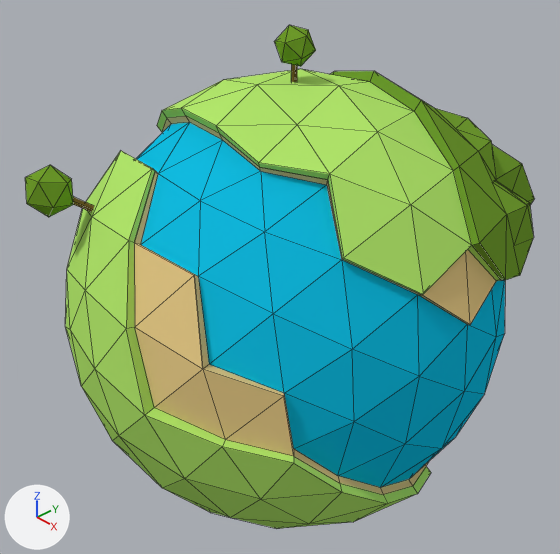
Before and after pictures for a commit that changed the Blender file planet.blend.
The view is the same before and after, from a camera (50 mm lens) standing at (23.3, -22.5, 19.4) and looking at (-0.9, 0.0, 0.8). Arrows for +X, +Y and +Z are at lower left; the lights stay in place. Mesh edges are drawn as thin lines.

In view in the first picture: 'planet'.
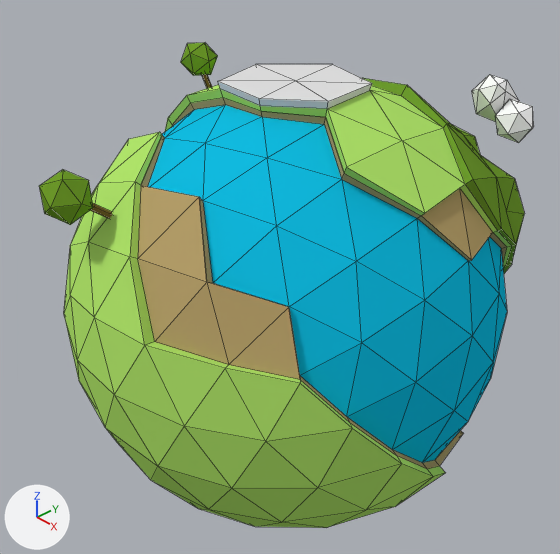
Changed parts and their boxes (x1, y1, x2, y2) in the pictures (560 x 554 px; the box of a moved part takes in the faces that stretch with it):
'planet', recoloured, reshaped, turned
    before: (25, 25, 534, 529)
    after: (39, 43, 534, 528)
part 1 of me_ground, added (green)
    after: (181, 43, 218, 75)
part 2 of me_ground, moved or reshaped
    before: (291, 64, 297, 82)
    after: (202, 75, 212, 88)
part 3 of me_ground, added (green)
    after: (39, 170, 93, 225)
part 4 of me_ground, moved or reshaped
    before: (73, 197, 94, 212)
    after: (90, 203, 112, 219)
part 5 of me_ground, moved or reshaped
    before: (274, 25, 316, 67)
    after: (495, 99, 534, 143)
part 6 of me_ground, deleted (green)
    before: (25, 165, 74, 217)
part 7 of me_ground, built on
    before: (217, 85, 472, 295)
    after: (218, 64, 519, 218)
part 8 of me_ground, moved or reshaped (not visible afterwards)
    before: (379, 74, 471, 145)

Edits to the bpy script that builds the scene:
```text
Change mat_mat_sand:
    mat_mat_sand.base_color: (0.787, 0.588, 0.239) -> (0.477, 0.358, 0.148)  # yellow #e5ca86 -> yellow #b8a16b
Add mat_mat_cloud:
    mat_mat_cloud = diffuse_material('mat_cloud')
    mat_mat_cloud.base_color = (1.0, 1.0, 1.0)  # white #ffffff
Add mat_mat_concrete:
    mat_mat_concrete = diffuse_material('mat_concrete')
    mat_mat_concrete.base_color = (0.748, 0.748, 0.748)  # light grey #e0e0e0
Change me_ground:
    used by ob_planet; location = (0.0, 0.0, 0.0); rotation_euler = (-0.611, 0.0, 0.0), in degrees (-35, 0, 0)
    verts and faces of me_ground; kept vertices keep their numbers, new ones are numbered from 365
    before: 270 (2.8, 0.0, 10.7) at pixel (434, 107)
    remove me_ground.from_pydata(...)  # 365 vertices, 554 faces; spans x -10.7..10.0, y -12.6..10.2, z -10.7..11.0
    add me_ground.from_pydata(...)  # 395 vertices, 600 faces; spans x -10.7..10.0, y -13.3..10.2, z -10.7..11.2
    me_ground part 1: a new loose piece, an icosphere of 20 faces spanning x -3.9..-2.3, y -9.5..-8.1, z 6.7..8.4, in mat_mat_leaves (green #719e2c)
    me_ground part 2: the loose piece of 10 vertices spanning x -0.2..0.1, y -6.6..-5.3, z 7.6..9.4 is multiplied about the mesh origin by the matrix ((0.937, -0.044, -0.346), (-0.032, 0.977, -0.211), (0.347, 0.209, 0.914))
    me_ground part 3: a new loose piece, an icosphere of 20 faces spanning x -2.1..0.0, y -13.3..-11.3, z -2.7..-0.9, in mat_mat_leaves (green #719e2c)
    me_ground part 4: the loose piece of 10 vertices spanning x -4.5..-3.3, y -11.0..-8.6, z 0.1..0.4 is multiplied about the mesh origin by the matrix ((0.918, -0.281, -0.279), (0.252, 0.958, -0.136), (0.305, 0.055, 0.951))
    me_ground part 5: the loose piece of 12 vertices spanning x -0.7..0.7, y -7.7..-6.1, z 9.0..10.7 is multiplied about its middle by the matrix ((0.051, -0.109, 1.063), (-0.932, 0.516, 0.097), (-0.523, -0.931, -0.07)), then moved by (8.9, 5.8, -0.5), in mat_mat_cloud (white #ffffff)
    me_ground part 6: the loose piece of 12 vertices spanning x -5.6..-3.6, y -12.6..-10.7, z -0.8..1.3 is deleted
    me_ground part 7
    1 vertex is removed from x 2.4, y -7.3, z 6.7
    6 faces are deleted
    4 vertices move from x 6.8..8.9, y -7.1..-4.4, z 2.8..5.6 to x 7.0..9.0, y -7.4..-4.5, z 2.9..5.5
    19 vertices are added at x -0.6..8.8, y -9.5..-0.7, z 4.8..11.2
    12 new faces join them, mat_mat_concrete (light grey #e0e0e0)
    20 new faces join them, mat_mat_cloud (white #ffffff)
    me_ground part 8
    add verts[270] = (2.8, -0.2, 10.6)  # moved
    add me_ground.materials.append(mat_mat_concrete)  # light grey #e0e0e0
    add me_ground.materials.append(mat_mat_cloud)  # white #ffffff
Change ob_planet:
    ob_planet.rotation_euler: (-0.611, 0.0, 0.0) -> (-0.831, -0.236, 0.0476)  # degrees (-35, 0, 0) -> degrees (-48, -14, 2.7)
```
